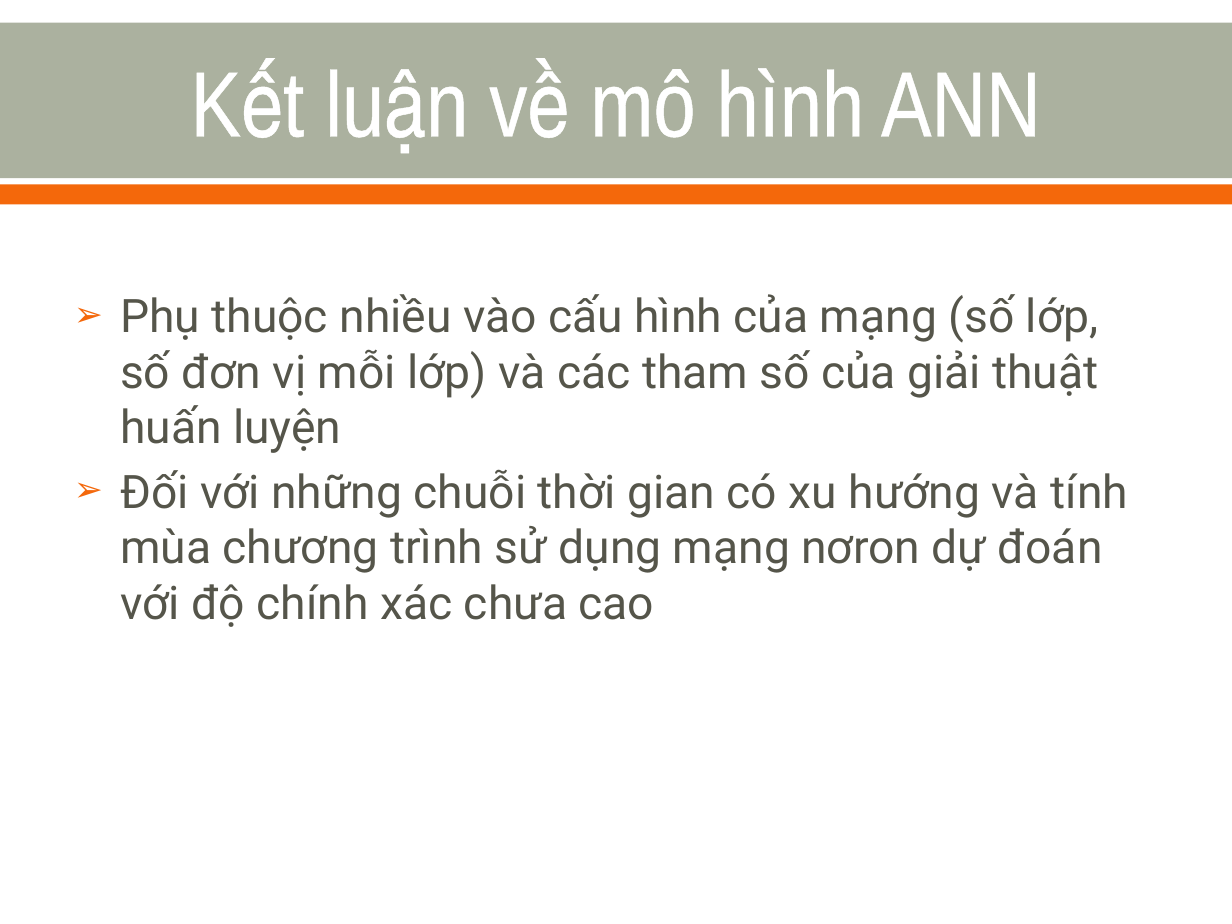
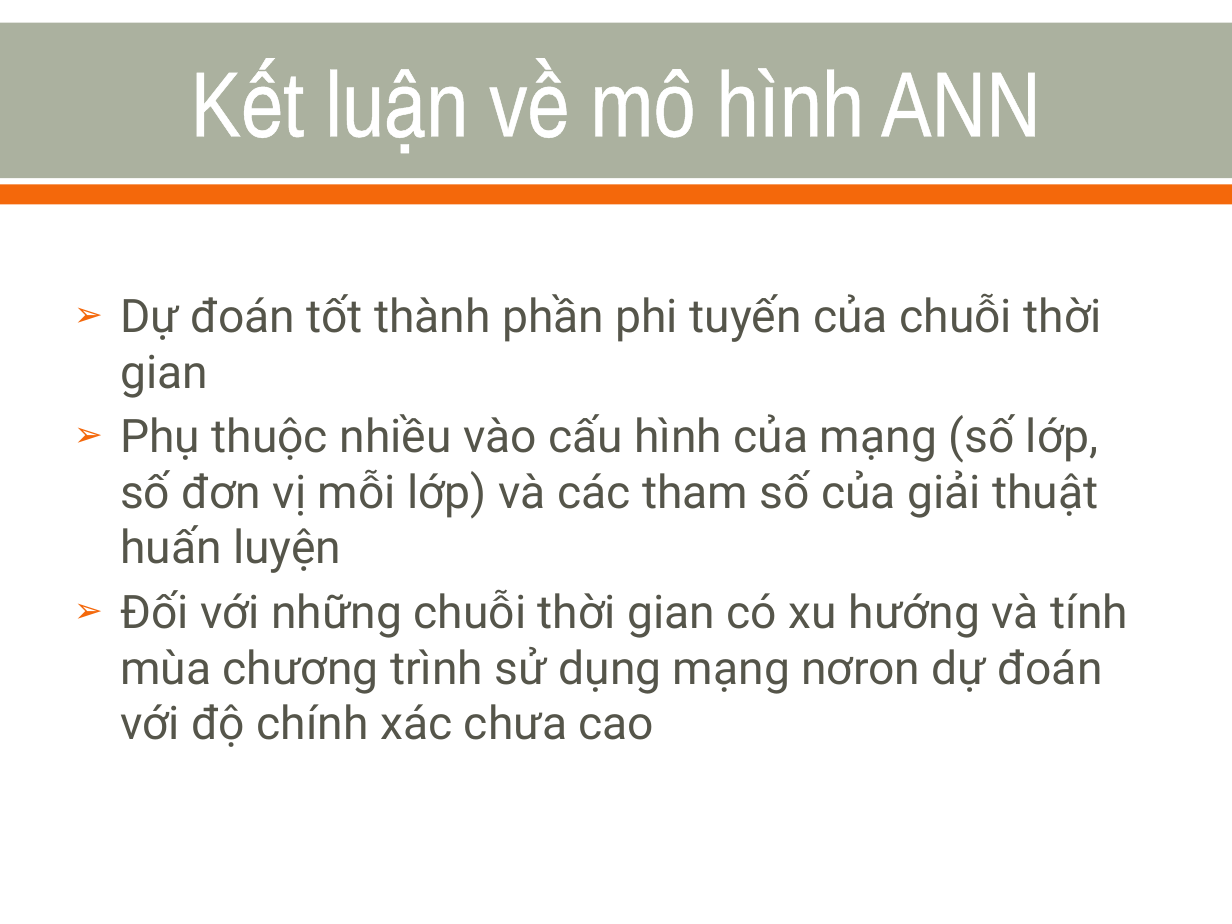
Before and after one commit to nvtthai/forecast-time-series, a slide deck: slide 42 of Report/Presentation.ppt (slide 52 before the commit). Drawn at 1232x924 pixels with LibreOffice and Linux fonts; fonts in the diff are those of the drawing. Boxes give left, top, right and bottom in pixels: in the first picture for what was removed or moved away, otherwise in the second. Text is boxed around its words. In the diff, an @@ line names an element or a change of style, - is before the commit and + after.

```diff
--- a/Report/Presentation.ppt
+++ b/Report/Presentation.ppt
@@ text at (120,293,1102,398): paragraph added @@
+➢ Dự đoán tốt thành phần phi tuyến của chuỗi thời gian
```
Also in this commit, not shown: 10 other slides changed, 5 slides added, 11 slides removed.
